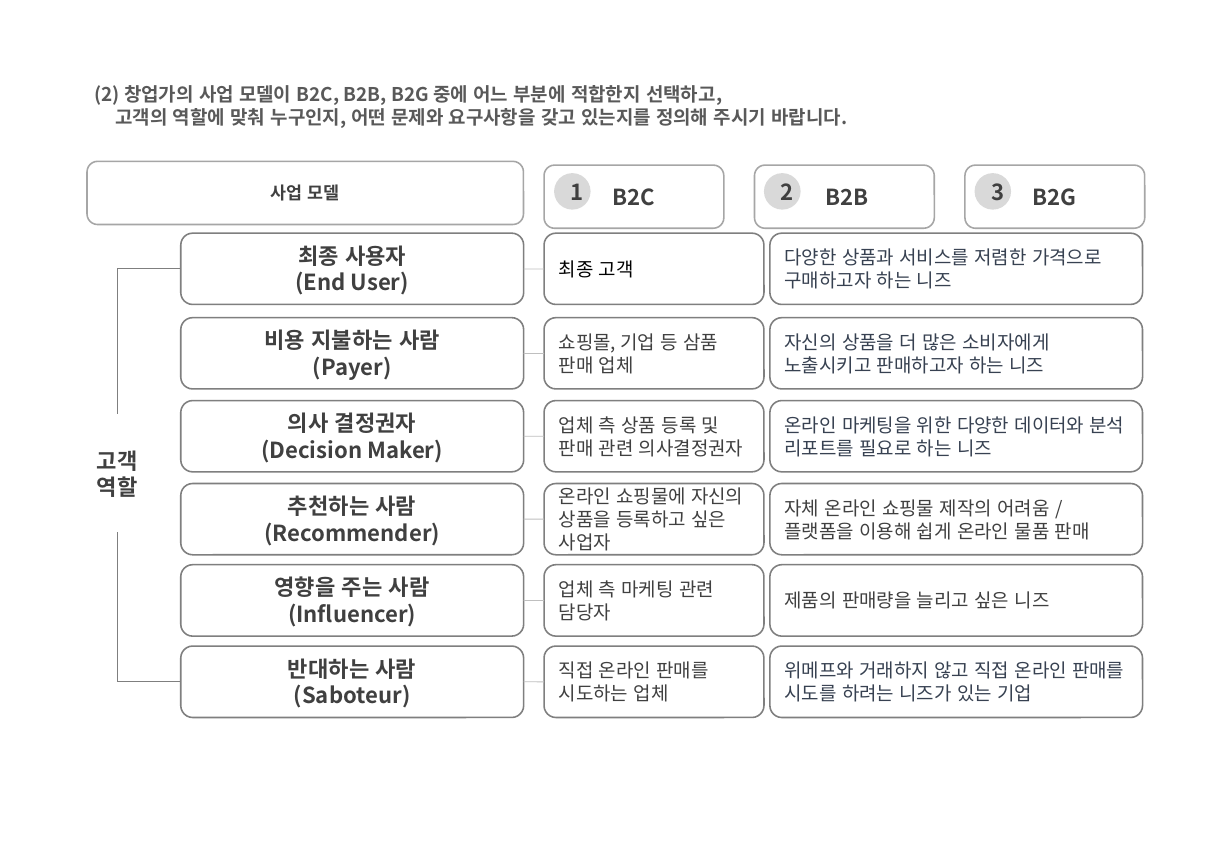
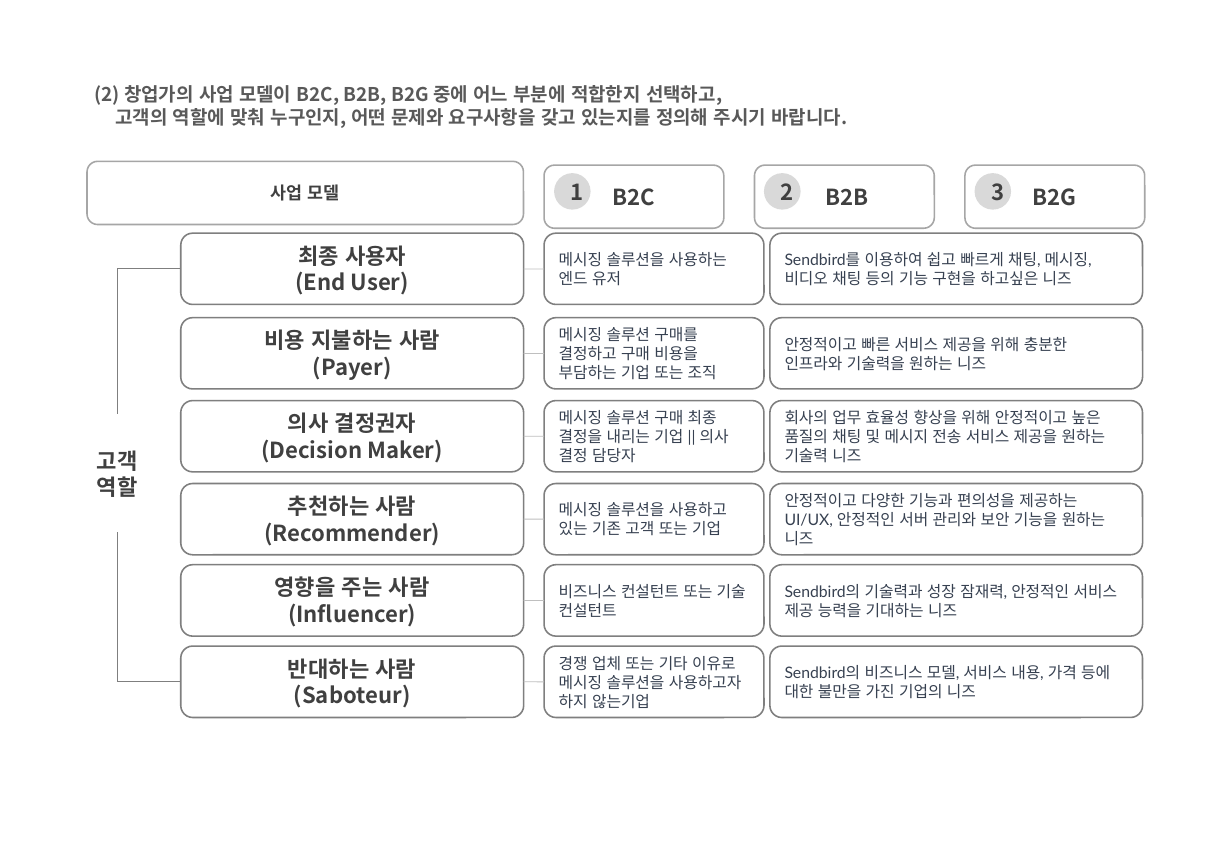
Before and after one commit to LDK1009/SCH_university, a slide deck: slide 2 of 컴퓨터소프트웨어공학과/2023-1/예비창업설계/컴소공_20194463_이동규_예비창업설계 중간시험.ppt. Drawn at 1232x853 pixels with LibreOffice and Linux fonts; fonts in the diff are those of the drawing. Boxes give left, top, right and bottom in pixels: in the first picture for what was removed or moved away, otherwise in the second. Text is boxed around its words. In the diff, an @@ line names an element or a change of style, - is before the commit and + after.

```diff
--- a/컴퓨터소프트웨어공학과/2023-1/예비창업설계/컴소공_20194463_이동규_예비창업설계 중간시험.ppt
+++ b/컴퓨터소프트웨어공학과/2023-1/예비창업설계/컴소공_20194463_이동규_예비창업설계 중간시험.ppt
@@ text in rounded rectangle at (x1=559, y1=252, x2=727, y2=286): text changed; size 12 to 10 pt; font Noto Sans CJK KR to Lato; text colour #000000 to #374151 @@
-최종 고객
+메시징 솔루션을 사용하는 엔드 유저
@@ text in rounded rectangle at (x1=785, y1=252, x2=1092, y2=286): text changed; size 12 to 10 pt; font Noto Sans CJK KR to Lato @@
-다양한 상품과 서비스를 저렴한 가격으로 구매하고자 하는 니즈
+Sendbird를 이용하여 쉽고 빠르게 채팅, 메시징, 비디오 채팅 등의 기능 구현을 하고싶은 니즈
@@ text in rounded rectangle at (x1=559, y1=327, x2=717, y2=380): text changed; size 12 to 10 pt; font Noto Sans CJK KR to Lato; text colour #404040 to #374151 @@
-쇼핑몰, 기업 등 삼품 판매 업체
+메시징 솔루션 구매를 결정하고 구매 비용을 부담하는 기업 또는 조직
@@ text in rounded rectangle at (x1=785, y1=337, x2=1068, y2=371): text changed; size 12 to 10 pt; font Noto Sans CJK KR to Lato @@
-자신의 상품을 더 많은 소비자에게 노출시키고 판매하고자 하는 니즈
+안정적이고 빠른 서비스 제공을 위해 충분한 인프라와 기술력을 원하는 니즈
@@ text in rounded rectangle at (x1=559, y1=410, x2=729, y2=462): text changed; size 12 to 10 pt; font Noto Sans CJK KR to Lato; text colour #404040 to #374151 @@
-업체 측 상품 등록 및 판매 관련 의사결정권자
+메시징 솔루션 구매 최종 결정을 내리는 기업 || 의사 결정 담당자
@@ text in rounded rectangle at (x1=785, y1=410, x2=1105, y2=463): text changed; size 12 to 10 pt; font Noto Sans CJK KR to Lato @@
-온라인 마케팅을 위한 다양한 데이터와 분석 리포트를 필요로 하는 니즈
+회사의 업무 효율성 향상을 위해 안정적이고 높은 품질의 채팅 및 메시지 전송 서비스 제공을 원하는 기술력 니즈
@@ text in rounded rectangle at (x1=559, y1=502, x2=727, y2=535): text changed; size 12 to 10 pt; font Noto Sans CJK KR to Lato; text colour #404040 to #374151 @@
-온라인 쇼핑물에 자신의 상품을 등록하고 싶은 사업자
+메시징 솔루션을 사용하고 있는 기존 고객 또는 기업
@@ text in rounded rectangle at (x1=785, y1=493, x2=1106, y2=546): text changed; size 12 to 10 pt; font Noto Sans CJK KR to Lato; text colour #404040 to #374151 @@
-자체 온라인 쇼핑물 제작의 어려움 / 플랫폼을 이용해 쉽게 온라인 물품 판매
+안정적이고 다양한 기능과 편의성을 제공하는 UI/UX, 안정적인 서버 관리와 보안 기능을 원하는 니즈
@@ text in rounded rectangle at (x1=559, y1=584, x2=746, y2=617): text changed; size 12 to 10 pt; font Noto Sans CJK KR to Lato; text colour #404040 to #374151 @@
-업체 측 마케팅 관련 담당자
+비즈니스 컨설턴트 또는 기술 컨설턴트
@@ text in rounded rectangle at (x1=785, y1=584, x2=1117, y2=618): text changed; size 12 to 10 pt; font Noto Sans CJK KR to Lato; text colour #404040 to #374151 @@
-제품의 판매량을 늘리고 싶은 니즈
+Sendbird의 기술력과 성장 잠재력, 안정적인 서비스 제공 능력을 기대하는 니즈
@@ text in rounded rectangle at (x1=559, y1=656, x2=741, y2=709): text changed; size 12 to 10 pt; text colour #404040 to #374151 @@
-직접 온라인 판매를 시도하는 업체
+경쟁 업체 또는 기타 이유로 메시징 솔루션을 사용하고자 하지 않는기업
@@ text in rounded rectangle at (x1=785, y1=665, x2=1110, y2=699): text changed; size 12 to 10 pt; font Noto Sans CJK KR to Lato @@
-위메프와 거래하지 않고 직접 온라인 판매를 시도를 하려는 니즈가 있는 기업
+Sendbird의 비즈니스 모델, 서비스 내용, 가격 등에 대한 불만을 가진 기업의 니즈
```
Also in this commit, not shown: 1 other slide changed, 41 other files.
